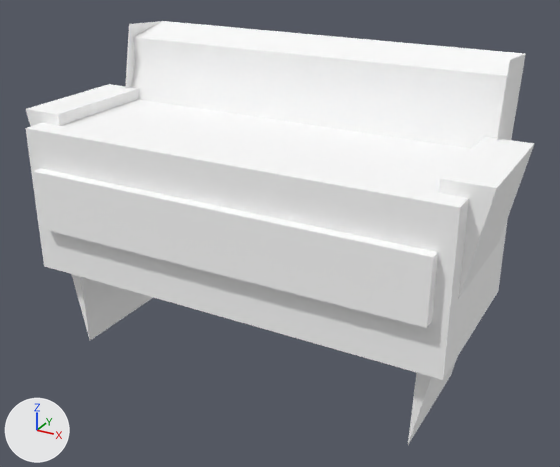
Renders of the glTF model public/3d/item/model__item__shop.ofs_3902_0/3902kg3_gs04.gltf from each side of a commit.
The view is the same before and after, from a camera (50 mm lens) standing at (1.41, -2.47, 1.43) and looking at (0.05, 0.01, 0.19). Arrows for +X, +Y and +Z are at lower left; the lights stay in place. The older version comes first.

In view in the first picture: '3902kg3_gs04'.
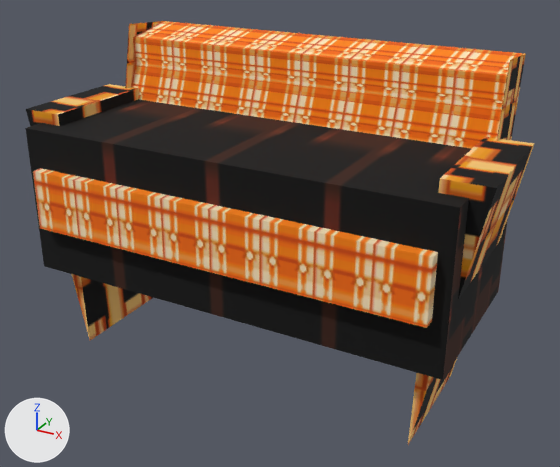
Pixel boxes [x1, y1, x2, y2] of what changed, in the pictures (560 x 467 px):
'3902kg3_gs04', surface changed (darker)
    both: [25, 21, 534, 445]

Diff of the bpy script that builds the scene:
```diff
--- a/public/3d/item/model__item__shop.ofs_3902_0/3902kg3_gs04.gltf.py
+++ b/public/3d/item/model__item__shop.ofs_3902_0/3902kg3_gs04.gltf.py
@@ img_gs04_2 @@
+img_gs04_2 = load_image('gs04_2', '_unpacked/gs04_2', 32, 32, 'sRGB')
@@ img_gs04_0 @@
+img_gs04_0 = load_image('gs04_0', '_unpacked/gs04_0', 32, 64, 'sRGB')
@@ img_gs04_1 @@
+img_gs04_1 = load_image('gs04_1', '_unpacked/gs04_1', 32, 32, 'sRGB')
@@ mat_gs04_1 @@
 mat_gs04_1 = principled_material('gs04_1')
-mat_gs04_1.base_color = (1.0, 1.0, 1.0)  # white #ffffff
+mat_gs04_1.texture = img_gs04_1
 mat_gs04_1.roughness = 1.0
@@ mat_gs04_0 @@
 mat_gs04_0 = principled_material('gs04_0')
-mat_gs04_0.base_color = (1.0, 1.0, 1.0)  # white #ffffff
+mat_gs04_0.texture = img_gs04_0
 mat_gs04_0.roughness = 1.0
@@ mat_gs04_2 @@
 mat_gs04_2 = principled_material('gs04_2')
-mat_gs04_2.base_color = (1.0, 1.0, 1.0)  # white #ffffff
+mat_gs04_2.texture = img_gs04_2
 mat_gs04_2.roughness = 1.0
```
